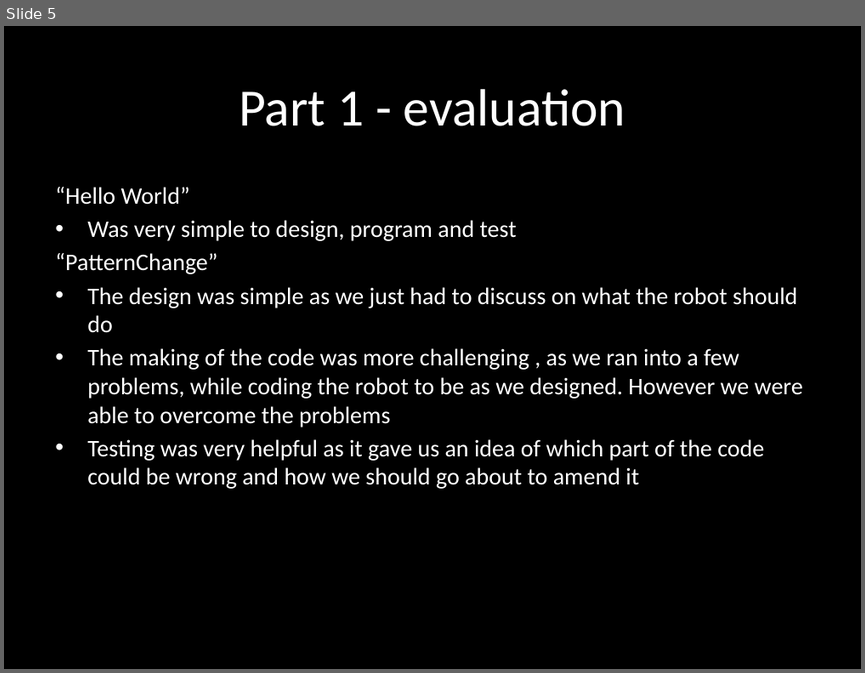
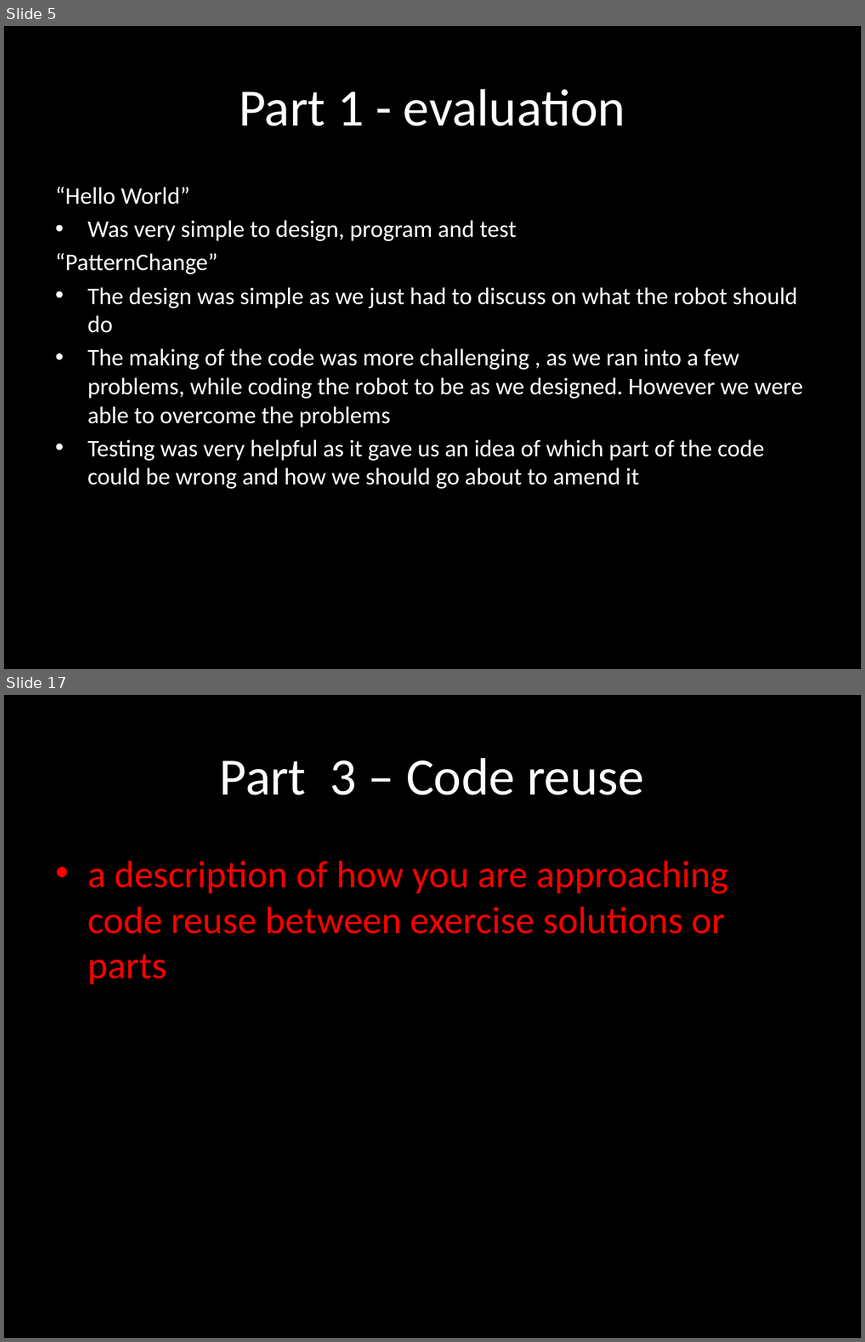
Before and after one commit to Joshiez/RobotProgramming, a slide deck: Exercise 2 Presentation.pptx. Shown one above the other, each under a label of ours: slide 5 before the commit, slides 5 and 17 after it; the slides between them are not shown. The pictures are 865x673 and 865x1342 pixels, drawn with LibreOffice and Linux fonts; fonts in the diff are those of the drawing. Boxes give left, top, right and bottom in pixels: in the first picture for what was removed or moved away, otherwise in the second. Text is boxed around its words. In the diff, an @@ line names an element or a change of style, - is before the commit and + after.

```diff
--- a/Exercise 2 Presentation.pptx
+++ b/Exercise 2 Presentation.pptx
@@ slide 17 added at <box>4,695,861,1338</box>, background #000000 @@
@@ title added at <box>220,758,644,795</box>, 44 pt, text #FFFFFF @@
+Part 3 – Code reuse
@@ text added at <box>87,861,728,985</box>, 32 pt, text #FF0000 @@
+• a description of how you are approaching code reuse between exercise solutions or parts
```
Also in this commit, not shown: 1 slide changed, 11 other slides added.
